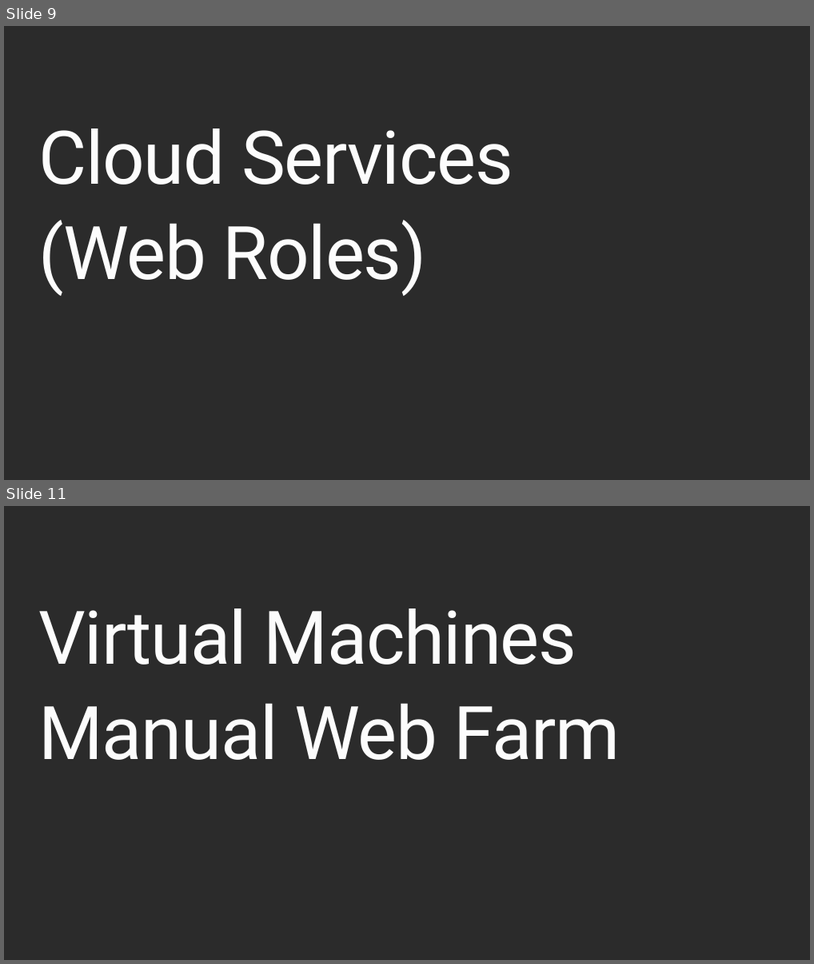
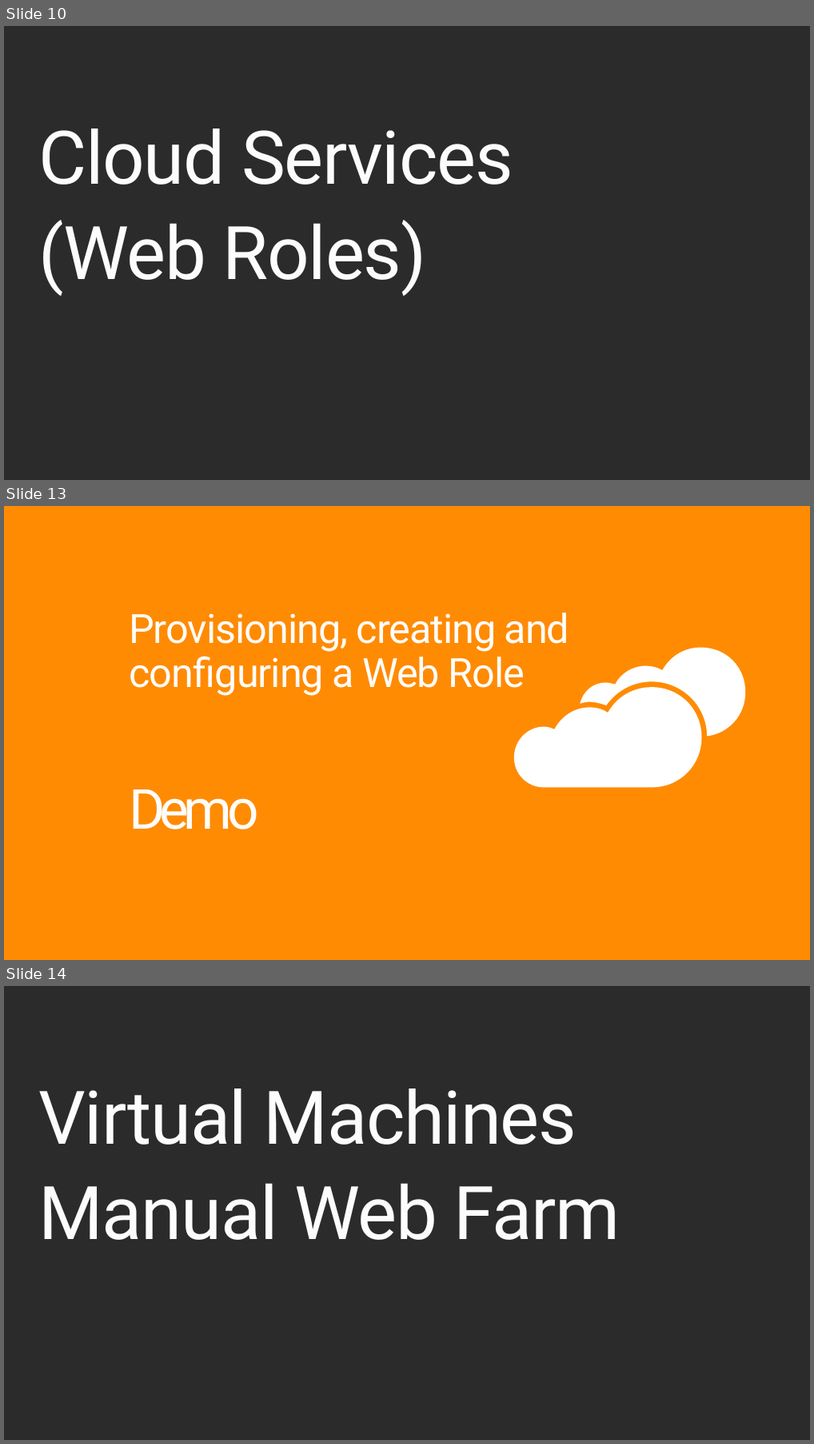
Before and after one commit to robdmoore/AzureWebAppsPresentation, a slide deck: Presentation.pptx. Shown one above the other, each under a label of ours: slides 9 and 11 before the commit, slides 10, 13 and 14 after it; the slides between them are not shown. The pictures are 814x964 and 814x1444 pixels, drawn with LibreOffice and Linux fonts; fonts in the diff are those of the drawing; background and template pictures are left out; a plain dark background stands for a picture behind light text. Boxes give left, top, right and bottom in pixels: in the first picture for what was removed or moved away, otherwise in the second. Text is boxed around its words. In the diff, an @@ line names an element or a change of style, - is before the commit and + after.

```diff
--- a/Presentation.pptx
+++ b/Presentation.pptx
@@ slide 13 added at box(4, 506, 810, 960), background #FF8A00 @@
@@ title added at box(129, 612, 570, 696), 48 pt, text #FFFFFF at 98% opacity @@
+Provisioning, creating and configuring a Web Role
@@ freeform shape added at box(581, 648, 746, 736), fill #FFFFFF @@
@@ freeform shape added at box(514, 687, 702, 788), fill #FFFFFF @@
@@ text added at box(129, 789, 258, 829), 66 pt, text #FFFFFF @@
+Demo
@@ what was slide 9 is now slide 10 @@
@@ what was slide 11 is now slide 14 @@
```
Also in this commit, not shown: 2 slides changed, 17 other slides added, 5 slides removed.
